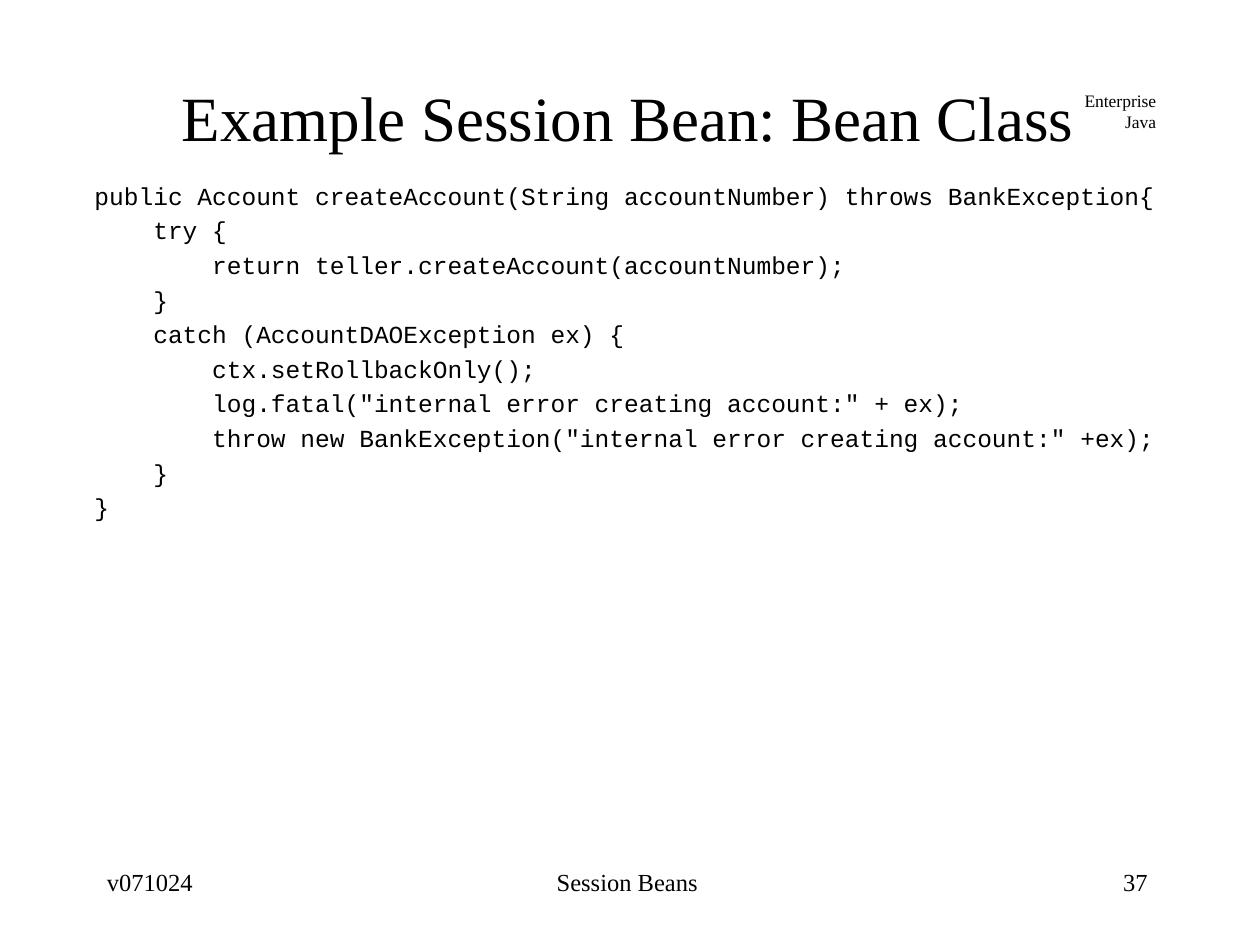
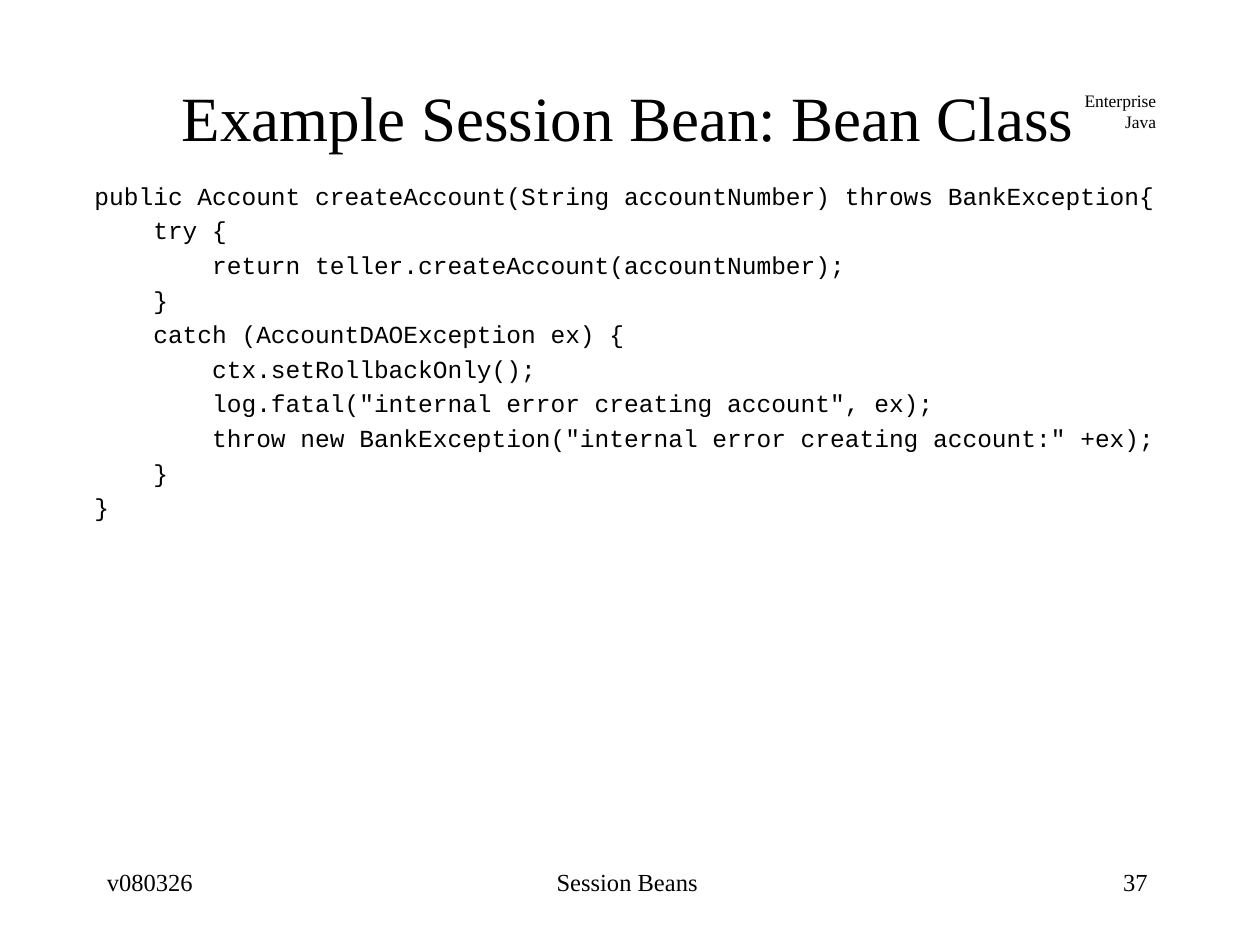
Before and after one commit to jcstaff/ejava-javaee, a slide deck: slide 37 of ejbsessionBank/src/site/resources/lectures/ejbSession.ppt. Drawn at 1260x945 pixels with LibreOffice and Linux fonts; fonts in the diff are those of the drawing. Boxes give left, top, right and bottom in pixels: in the first picture for what was removed or moved away, otherwise in the second. Text is boxed around its words. In the diff, an @@ line names an element or a change of style, - is before the commit and + after.

```diff
--- a/ejbsessionBank/src/site/resources/lectures/ejbSession.ppt
+++ b/ejbsessionBank/src/site/resources/lectures/ejbSession.ppt
@@ text at (212,394,933,417): text changed @@
-log.fatal("internal error creating account:" + ex);
+log.fatal("internal error creating account", ex);
@@ text at (107,874,193,892): text changed @@
-v071024
+v080326
```
Also in this commit, not shown: 40 other slides changed, 2 other files.
